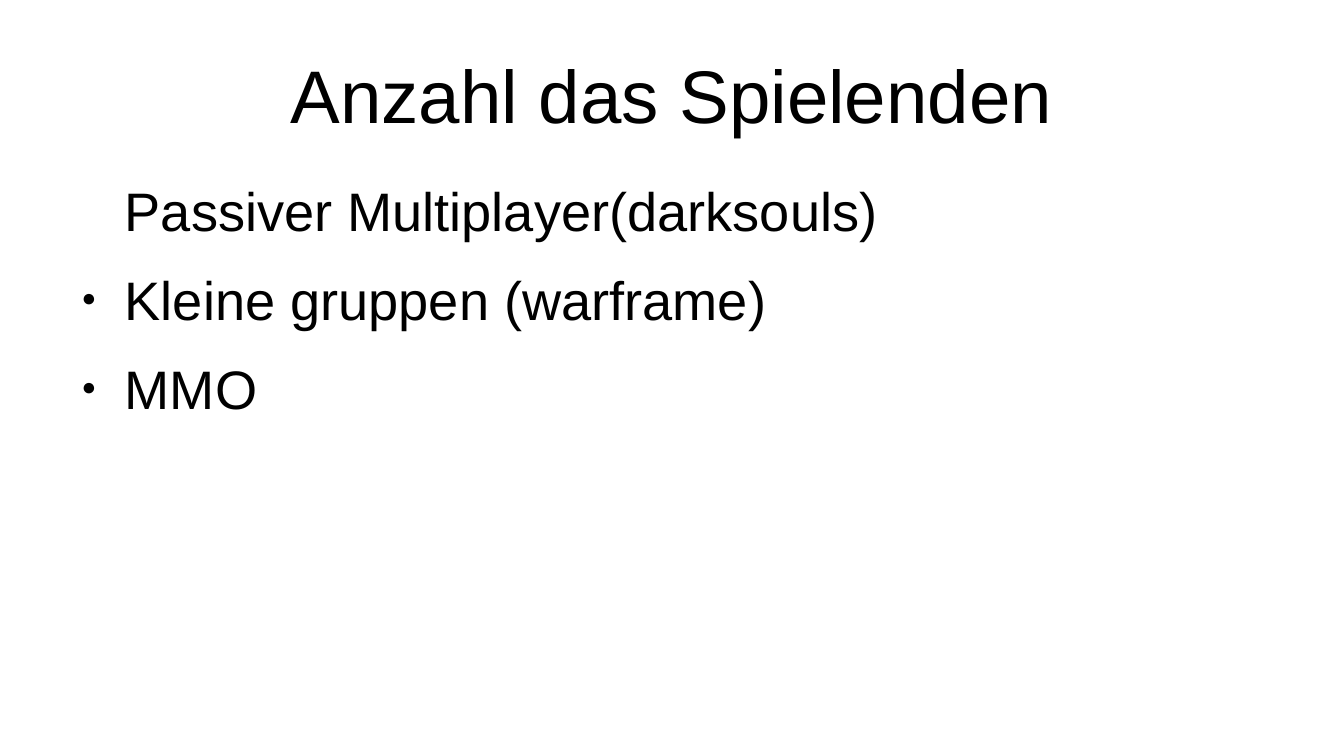
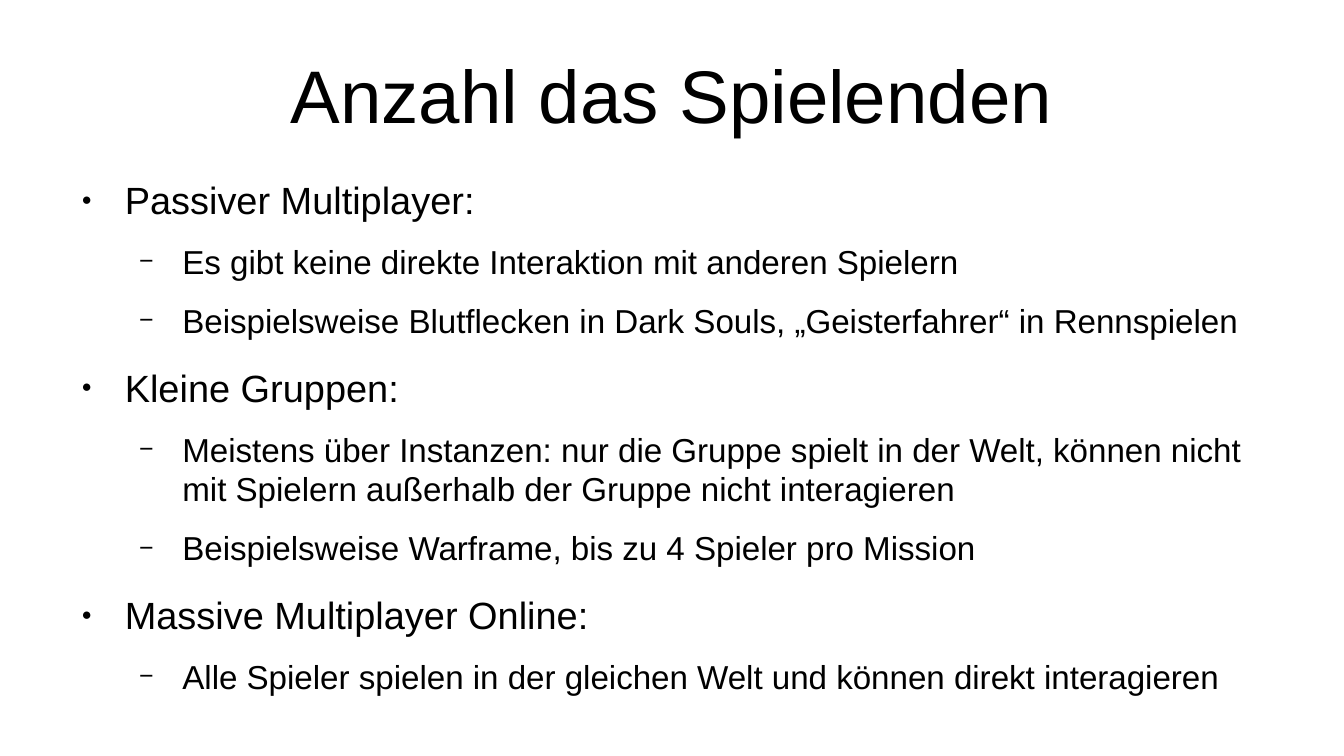
Before and after one commit to Aureumignis/UniStuff, a slide deck: slide 9 of WISE2020/HTiESD/HTiEDS_Praesentation.odp. Drawn at 1344x756 pixels with LibreOffice and Linux fonts; fonts in the diff are those of the drawing. Boxes give left, top, right and bottom in pixels: in the first picture for what was removed or moved away, otherwise in the second. Text is boxed around its words. In the diff, an @@ line names an element or a change of style, - is before the commit and + after.

```diff
--- a/WISE2020/HTiESD/HTiEDS_Praesentation.odp
+++ b/WISE2020/HTiESD/HTiEDS_Praesentation.odp
@@ text at box(125, 186, 1241, 695): text changed; size 32 to 19.6 pt @@
-Passiver Multiplayer(darksouls)
-● Kleine gruppen (warframe)
-● MMO
+● Passiver Multiplayer:
+  − Es gibt keine direkte Interaktion mit anderen Spielern
+  − Beispielsweise Blutflecken in Dark Souls, „Geisterfahrer“ in Rennspielen
+● Kleine Gruppen:
+  − Meistens über Instanzen: nur die Gruppe spielt in der Welt, können nicht mit Spielern außerhalb der Gruppe nicht interagieren
+  − Beispielsweise Warframe, bis zu 4 Spieler pro Mission
+● Massive Multiplayer Online:
+  − Alle Spieler spielen in der gleichen Welt und können direkt interagieren
```
Also in this commit, not shown: 1 other slide changed, 1 slide added, 1 slide removed.
